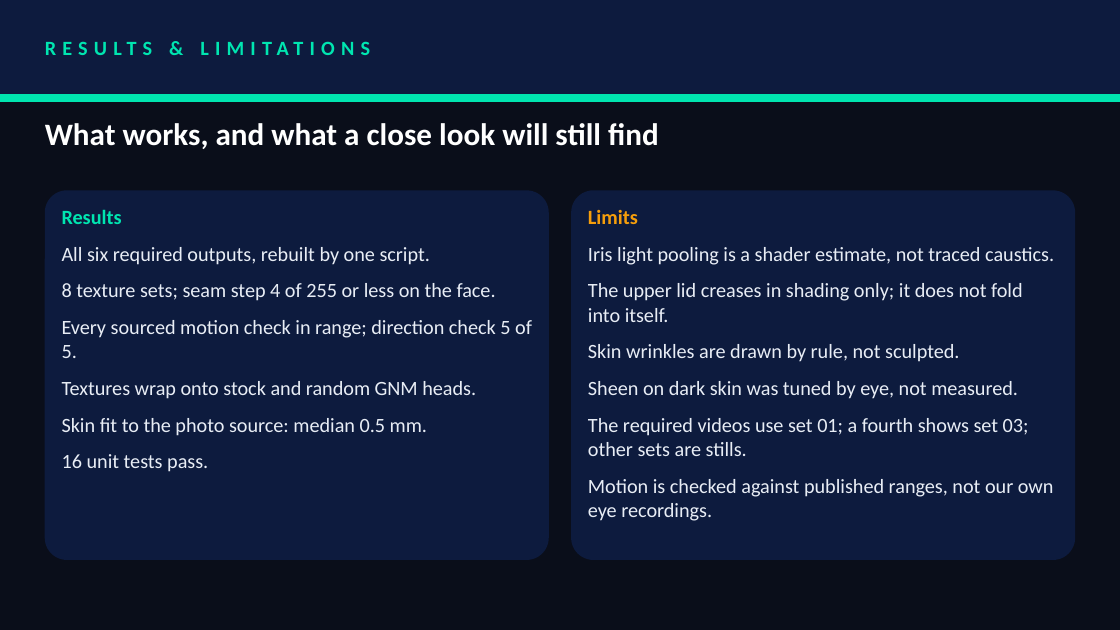
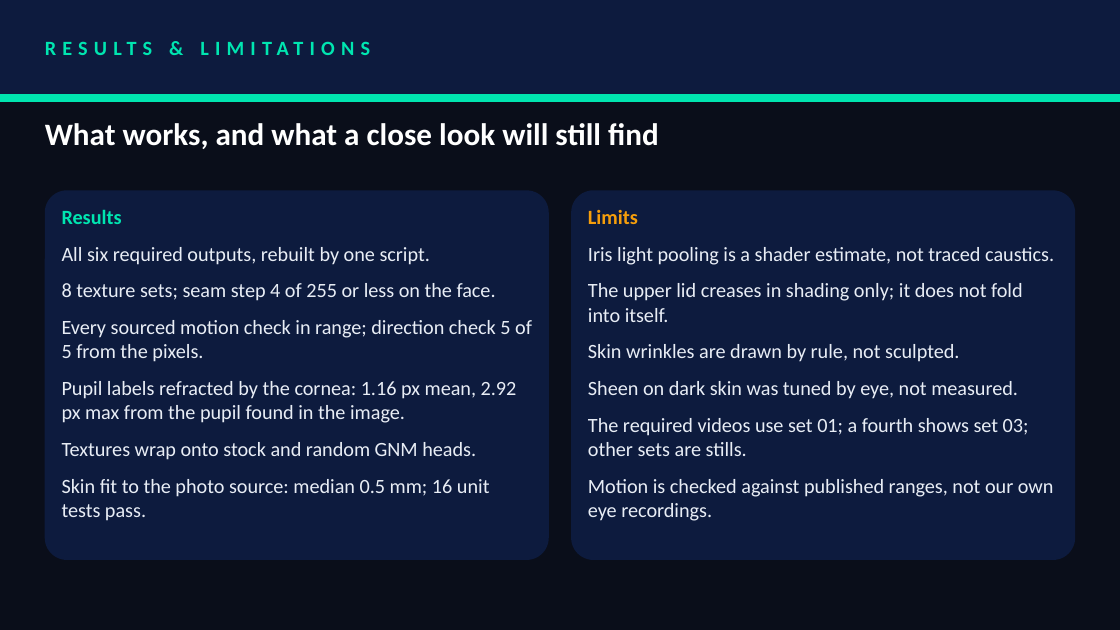
Before and after one commit to akshat333-debug/TrueGaze, a slide deck: slide 13 of VITVellore_ZeroDrift.pptx. Drawn at 1120x630 pixels with LibreOffice and Linux fonts; fonts in the diff are those of the drawing. Boxes give left, top, right and bottom in pixels: in the first picture for what was removed or moved away, otherwise in the second. Text is boxed around its words. In the diff, an @@ line names an element or a change of style, - is before the commit and + after.

```diff
--- a/VITVellore_ZeroDrift.pptx
+++ b/VITVellore_ZeroDrift.pptx
@@ text at (x1=62, y1=320, x2=532, y2=423): text changed @@
-Every sourced motion check in range; direction check 5 of 5.
+Every sourced motion check in range; direction check 5 of 5 from the pixels.
+Pupil labels refracted by the cornea: 1.16 px mean, 2.92 px max from the pupil found in the image.
@@ text at (x1=62, y1=479, x2=490, y2=521): text changed @@
-Skin fit to the photo source: median 0.5 mm.
-16 unit tests pass.
+Skin fit to the photo source: median 0.5 mm; 16 unit tests pass.
```
Also in this commit, not shown: 3 other slides changed, 6 other files.
